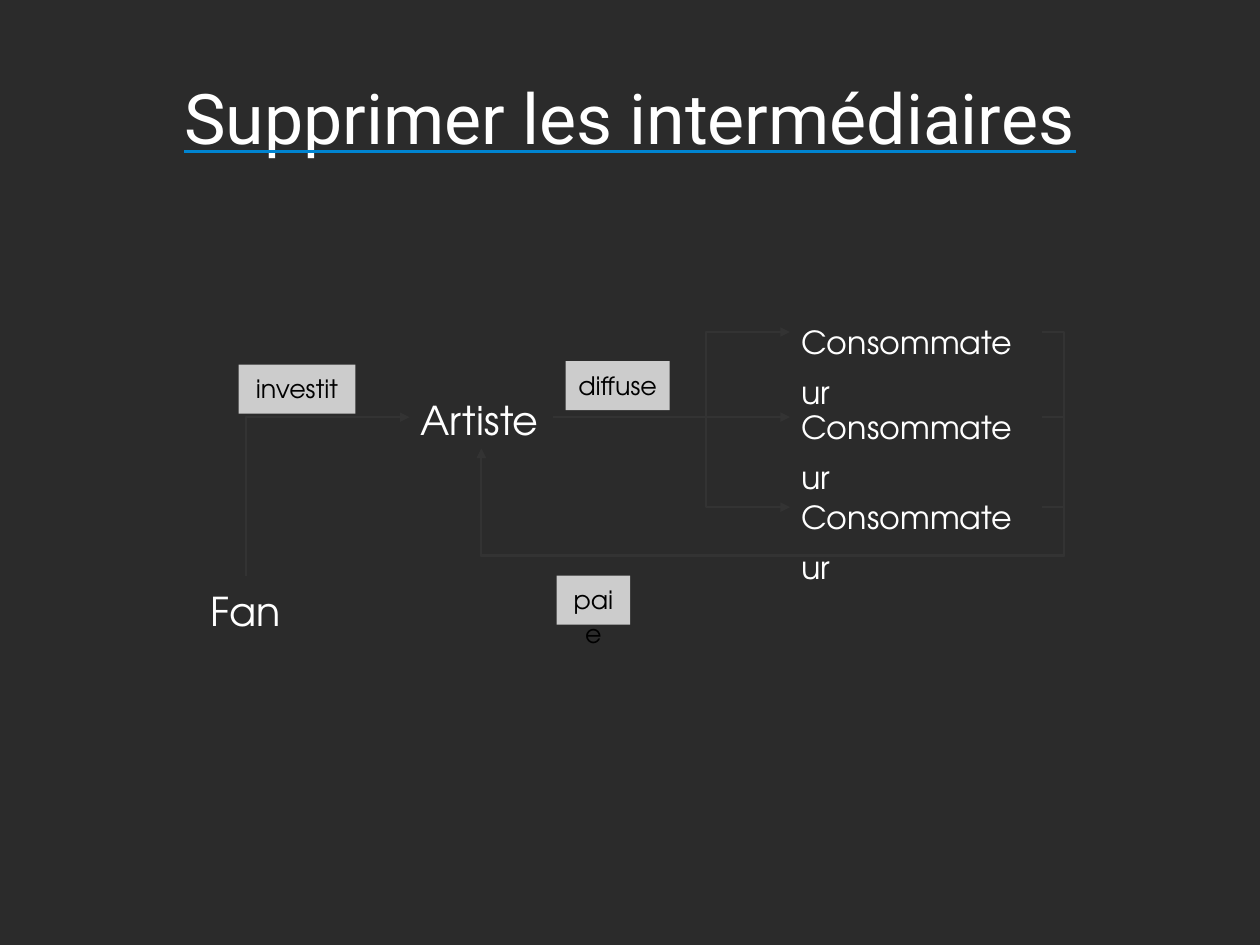
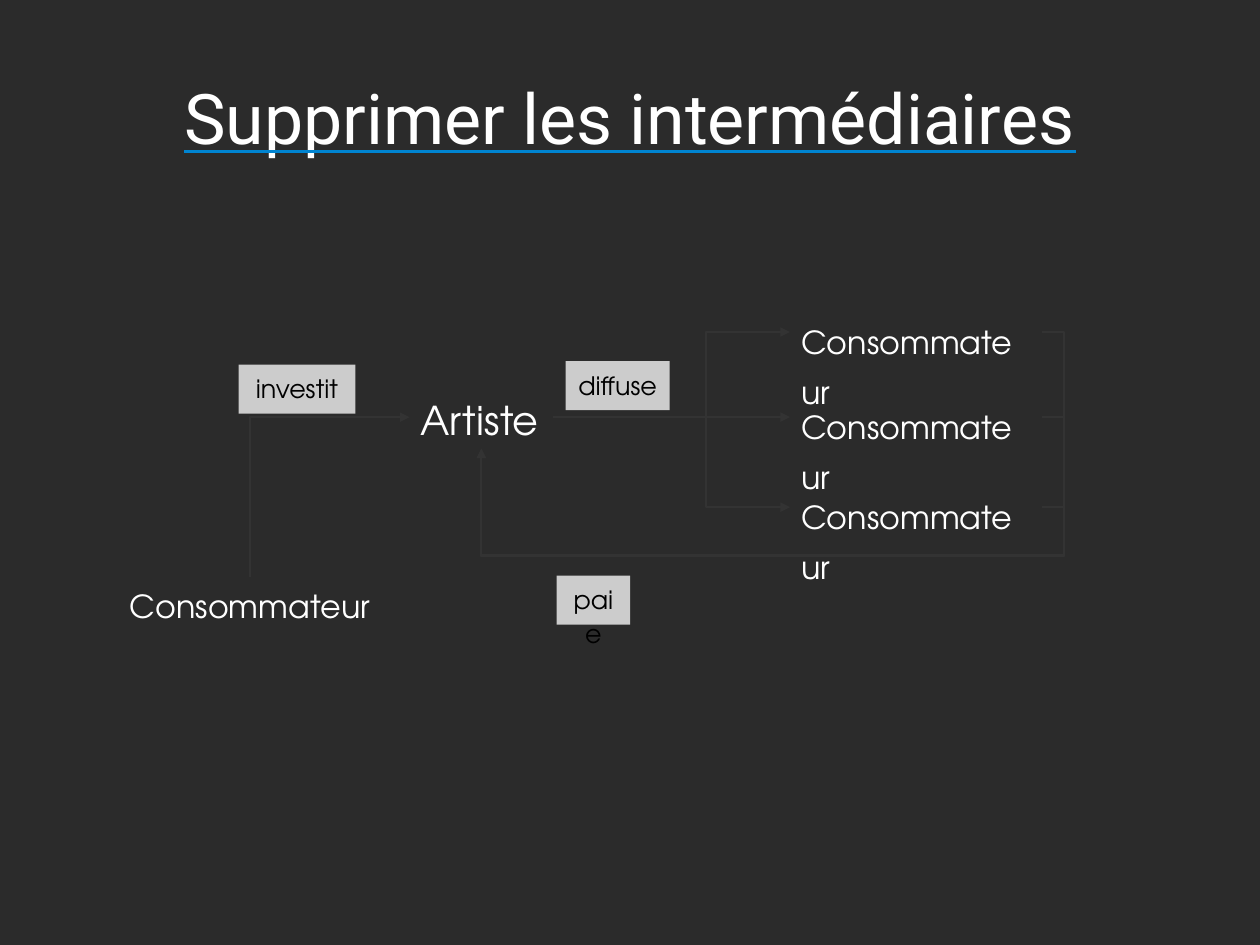
Before and after one commit to Parashp/pph-droit-auteur, a slide deck: slide 32 of soutenance.odp. Drawn at 1260x945 pixels with LibreOffice and Linux fonts; fonts in the diff are those of the drawing; background and template pictures are left out; a plain dark background stands for a picture behind light text. Boxes give left, top, right and bottom in pixels: in the first picture for what was removed or moved away, otherwise in the second. Text is boxed around its words. In the diff, an @@ line names an element or a change of style, - is before the commit and + after.

```diff
--- a/soutenance.odp
+++ b/soutenance.odp
@@ text at (130, 594, 370, 619): text changed; size 25 to 20 pt @@
-Fan
+Consommateur
```
Also in this commit, not shown: 1 other file.
